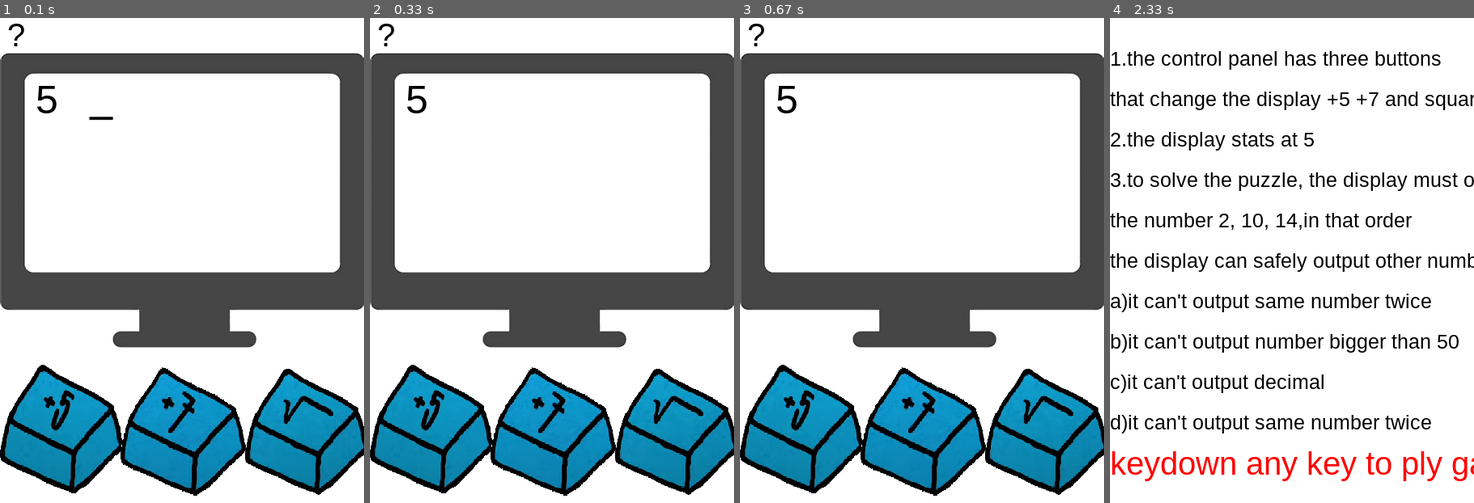
Above: before the commit, frames 1-4 (left to right).
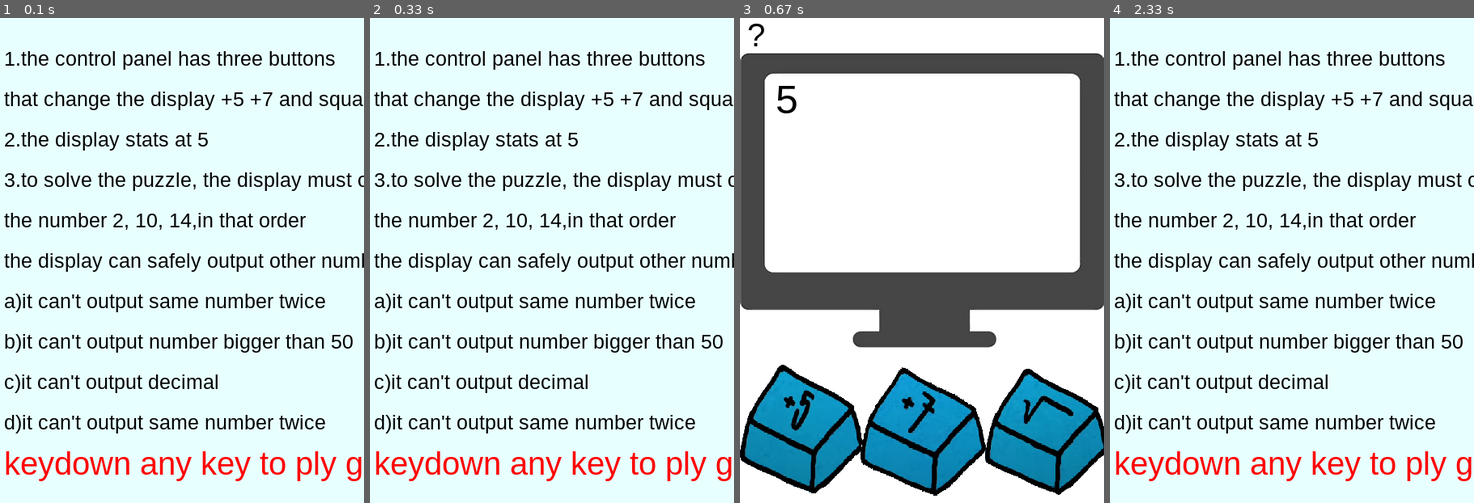
Above: after the commit, the same moments.

Repository: EasonChen11/escape_room_pygame
Game: pygame game, started from main.py
The game is run twice, just before and just after one commit, with the same random seed, the same clock (stepped at 60 frames per second) and the same inputs.
Inputs (mouse positions are in pixels of both pictures, inside the frame that each line leads up to):
- Up to frame 1 (0.1 s): no input
- Up to frame 2 (0.33 s): no input
- Up to frame 3 (0.67 s): tap Enter at 0.33 s
- Up to frame 4 (2.33 s): press the mouse at (1415, 430) at 0.7 s; move the mouse to (1292, 289) at 0.8 s; release the mouse at (1168, 144) at 0.93 s; press the mouse at (1292, 420) at 1.03 s; move the mouse to (1284, 299) at 1.13 s; release the mouse at (1281, 178) at 1.27 s; press the mouse at (1168, 430) at 1.37 s; move the mouse to (1175, 309) at 1.47 s; release the mouse at (1182, 182) at 1.6 s; press the mouse at (1295, 430) at 1.7 s; move the mouse to (1270, 309) at 1.8 s; release the mouse at (1248, 192) at 1.93 s; press the mouse at (1124, 32) at 2.03 s; move the mouse to (1277, 197) at 2.13 s; release the mouse at (1426, 357) at 2.27 s

The runs differ from the first frame. In frame 1, 44% of the frame differs, in the area x 0-100%, y 1-99%; in frame 2, 44%; in frame 3, nothing differs; in frame 4, 17%.

Commit message:
show finish game

Diff:
--- a/main.py
+++ b/main.py
@@ -10,6 +10,7 @@
 RED = (255, 0, 0)
 BLUE = (0, 0, 255)
 BLACK = (0, 0, 0)
+FINISH_COLOR = (255, 240, 212)
 WIDTH = 450
 HEIGHT = 600
 # 遊戲初始化 and 創建視窗
@@ -28,6 +29,7 @@
 background = pygame.image.load("./img/background450.png").convert()
 great_background = pygame.image.load("./img/Great.png").convert()
 try_again_background = pygame.image.load("./img/try_again.png").convert()
+finish_background = pygame.image.load("./img/finish_background.png").convert()
 button_line_image = []
 for i in range(1, 3):
     Bottom_Line_Image = pygame.image.load(f"./img/bottom_line_{i}.png").convert()
@@ -252,41 +254,6 @@
         self.image.blit(text_surface, text_rect)
 
 
-def show_rule():
-    rule_text = []
-    rule_text.append("1.the control panel has three buttons")
-    rule_text.append("that change the display +5 +7 and square root")
-    rule_text.append("2.the display stats at 5")
-    rule_text.append("3.to solve the puzzle, the display must output ")
-    rule_text.append("the number 2, 10, 14,in that order")
-    rule_text.append("the display can safely output other numbers, but:")
-    rule_text.append("a)it can't output same number twice")
-    rule_text.append("b)it can't output number bigger than 50")
-    rule_text.append("c)it can't output decimal")
-    rule_text.append("d)it can't output same number twice")
-    rule_text.append("keydown any key to ply game")
-    surface = pygame.Surface((WIDTH, HEIGHT)).convert()
-    surface.fill(WHITE)
-    surface.get_rect(center=(0, 0))
-    for l in range(len(rule_text)):
-        if l == len(rule_text)-1:
-            font = pygame.font.Font(font_name, 40)  # 給定字型和大小# font:字型 render:使成為
-            text_surface = font.render(rule_text[l], True, RED)   # 製造文字平面(文字,Anti-aliasing{抗鋸齒文字},字體顏色)
-        else:
-            font = pygame.font.Font(font_name, 25)  # 給定字型和大小# font:字型 render:使成為
-            text_surface = font.render(rule_text[l], True, BLACK)   # 製造文字平面(文字,Anti-aliasing{抗鋸齒文字},字體顏色)
-        text_rect = text_surface.get_rect()
-        text_rect.left = 0
-        text_rect.centery = 50 + 50 * l
-        surface.blit(text_surface, text_rect)
-    init_running = True
-    while init_running:
-        for event in pygame.event.get():  # 回傳所有動作
-            if event.type == pygame.KEYDOWN:
-                init_running = False  # 跳出迴圈
-        screen.blit(surface, (0, 0))
-        pygame.display.update()
-
 
 class Rule:
 
@@ -320,14 +287,41 @@
         text_rect.centery = y
         self.text_background.blit(text_surface, text_rect)
 
-
-# def draw_text(surface, text, size, color, x, y):
-#     font = pygame.font.Font(font_name, size)    # 給定字型和大小# font:字型 render:使成為
-#     text_surface = font.render(text, True, color)   # 製造文字平面(文字,Anti-aliasing{抗鋸齒文字},字體顏色)
-#     text_rect = text_surface.get_rect()
-#     text_rect.centerx = x
-#     text_rect.centery = y
-#     surface.blit(text_surface, text_rect)
+class Finish():
+
+    def __init__(self):
+        self.sensor_rect = pygame.Rect((0, 0), (WIDTH, 30))
+        self.sensor_rect.left = 0
+        self.sensor_rect.centery = HEIGHT - self.sensor_rect.height
+        self.background = pygame.Surface((450, 200)).convert()
+        self.background.fill(FINISH_COLOR)
+        self.rect = self.background.get_rect(center=(WIDTH/2, 500))
+        self.text = [f"Great! you finish the game.", f"the password is", f"how much times you add 5", f"play again~~"]
+        self.size = [25, 40, 40, 40]
+        self.color = [BLACK, BLACK, BLACK, RED]
+        # screen.blit(self.image, self.rect.center)
+
+    # def update(self):
+    #     self.image = self.origin_image
+    #     self.rect = self.image.get_rect(center=(WIDTH/2, 500))
+    #     font = pygame.font.Font(font_name, self.size[0])  # 給定字型和大小# font:字型 render:使成為
+    #     text_surface = font.render(self.text[0], True, self.color[0])  # 製造文字平面(文字,Anti-aliasing{抗鋸齒文字},字體顏色)
+    #     text_rect = text_surface.get_rect()
+    #     text_rect.left = self.rect.left
+    #     text_rect.centery = self.rect.centery
+    #     self.image.blit(text_surface, text_rect)
+
+        # for a in range(3):
+        #     font = pygame.font.Font(font_name, self.size[a])  # 給定字型和大小# font:字型 render:使成為
+        #     text_surface = font.render(self.text[a], True, self.color[a])  # 製造文字平面(文字,Anti-aliasing{抗鋸齒文字},字體顏色)
+        #     text_rect = text_surface.get_rect()
+        #     text_rect.centerx = 0
+        #     text_rect.centery = 500
+        #     self.image.blit(text_surface, text_rect)
+    #     self.draw()
+    #
+    # def draw(self):
+
 
 # def initial_game():
 
@@ -356,8 +350,72 @@
         pygame.display.update()
     time.sleep(0.2)
 
-
-
+def show_rule():
+    rule_text = []
+    rule_text.append("1.the control panel has three buttons")
+    rule_text.append("that change the display +5 +7 and square root")
+    rule_text.append("2.the display stats at 5")
+    rule_text.append("3.to solve the puzzle, the display must output ")
+    rule_text.append("the number 2, 10, 14,in that order")
+    rule_text.append("the display can safely output other numbers, but:")
+    rule_text.append("a)it can't output same number twice")
+    rule_text.append("b)it can't output number bigger than 50")
+    rule_text.append("c)it can't output decimal")
+    rule_text.append("d)it can't output same number twice")
+    rule_text.append("keydown any key to ply game")
+    surface = pygame.Surface((WIDTH, HEIGHT)).convert()
+    surface.fill((232, 255, 255))
+    surface.get_rect(center=(0, 0))
+    for l in range(len(rule_text)):
+        if l == len(rule_text)-1:
+            font = pygame.font.Font(font_name, 40)  # 給定字型和大小# font:字型 render:使成為
+            text_surface = font.render(rule_text[l], True, RED)   # 製造文字平面(文字,Anti-aliasing{抗鋸齒文字},字體顏色)
+        else:
+            font = pygame.font.Font(font_name, 25)  # 給定字型和大小# font:字型 render:使成為
+            text_surface = font.render(rule_text[l], True, BLACK)   # 製造文字平面(文字,Anti-aliasing{抗鋸齒文字},字體顏色)
+        text_rect = text_surface.get_rect()
+        text_rect.left = 5
+        text_rect.centery = 50 + 50 * l
+        surface.blit(text_surface, text_rect)
+    init_running = True
+    while init_running:
+        for event in pygame.event.get():  # 回傳所有動作
+            if event.type == pygame.KEYDOWN:
+                init_running = False  # 跳出迴圈
+        screen.blit(surface, (0, 0))
+        pygame.display.update()
+
+
+def show_finish():
+    finish = Finish()
+    for a in range(4):
+        font = pygame.font.Font(font_name, finish.size[a])  # 給定字型和大小# font:字型 render:使成為
+        text_surface = font.render(finish.text[a], True, finish.color[a])  # 製造文字平面(文字,Anti-aliasing{抗鋸齒文字},字體顏色)
+        text_rect = text_surface.get_rect()
+        text_rect.left = 10 + (a//3) * 120
+        text_rect.centery = 20 + 50 * a
+        finish.background.blit(text_surface, text_rect)
+    finish_running = True
+    while finish_running:
+        for event in pygame.event.get():  # 回傳所有動作
+            if event.type == pygame.MOUSEBUTTONDOWN:  # 如果按下X ,pygame.QUIT 是按下X後的型態
+                mouse_pos = pygame.mouse.get_pos()
+                if finish.sensor_rect.collidepoint(mouse_pos) and pygame.mouse.get_pressed()[0]:
+                    finish_running = False  # 跳出迴圈
+        screen.fill(WHITE)
+        screen.blit(background, (0, 0))  # blit(畫) 第一個是圖片，第二個是位置
+        locate_text.reset()
+        for i in ans_list:
+            if i in need_list[0:index+1:]:
+                locate_text.draw(screen, f"{i}", 50, RED)
+            else:
+                locate_text.draw(screen, f"{i}", 50, BLACK)
+            locate_text.update()
+            if locate_text.length > 5:
+                locate_text.change_line()
+        screen.blit(finish.background, (0, HEIGHT - finish.rect.height))
+        pygame.display.update()
+    time.sleep(0.2)
 # 取的時間物件
 
 clock = pygame.time.Clock()
@@ -365,6 +423,12 @@
 need_list = [2, 10, 14]
 game = True
 running = True
+first_start = True
+
+
+
+
+
 while game:
     # initial_game()
     # set origin
@@ -372,6 +436,9 @@
     ans_list = [5]
     check_list = {5: True}
     click_rule = Rule()
+    if first_start:
+        show_rule()
+        first_start = False
     # create sprites
     add5 = button((image_scale / 2 - 16, HEIGHT - image_scale / 2), 5)
     all_sprites.add(add5)
@@ -413,16 +480,25 @@
 
         if need_list[index] == ans_list[-1]:
             index += 1
-            great = Great()
-            all_sprites.add(great)
+            if index < 3:
+                great = Great()
+                all_sprites.add(great)
         all_sprites.draw(screen)
         pygame.display.update()                      # 更新畫面=pygame.display.flip()更新全部，update可以有參數
-    try_again_func()
+    if index < 3:
+        try_again_func()
+        add5.kill()
+        add7.kill()
+        Sqrt.kill()
+        bottom_line.kill()
+    else:
+        add5.kill()
+        add7.kill()
+        Sqrt.kill()
+        bottom_line.kill()
+        show_finish()
+        first_start = True
     # reset all sprites
-    add5.kill()
-    add7.kill()
-    Sqrt.kill()
-    bottom_line.kill()
 
 end = False
 while end:
Binary file added: img/finish_background.png
